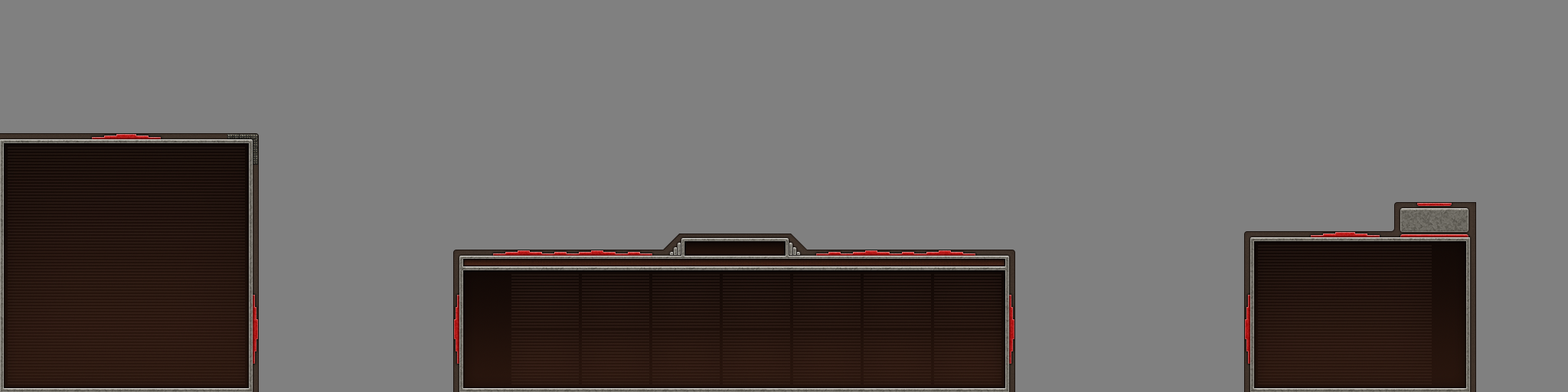
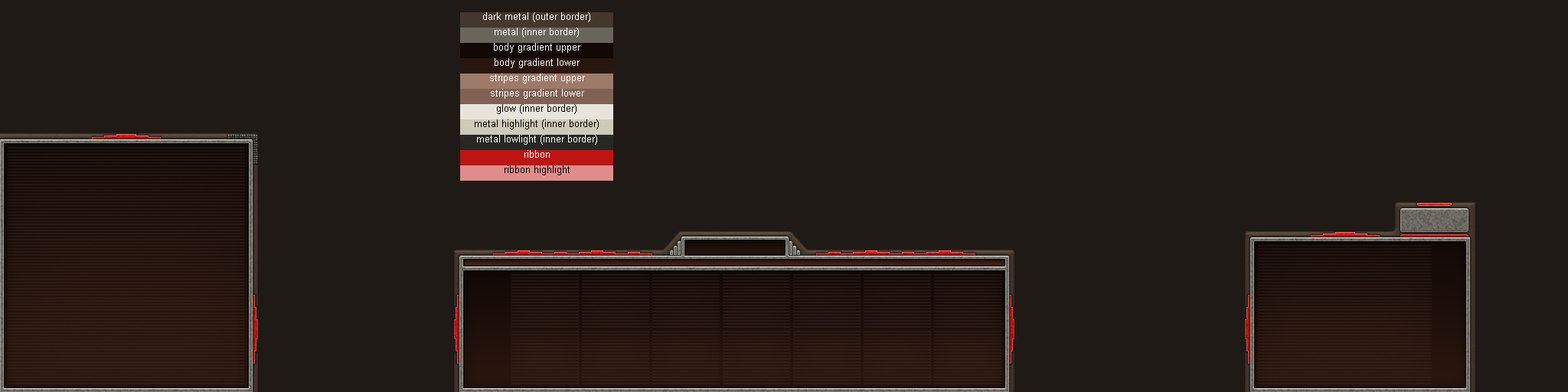
Before/after of a 1568x392 layered artwork. What changed in the layer stack:
showed group "legend" (22 layers) over [460, 12, 715, 227]
painted on "dark metal" over [475, 12, 614, 28]
painted on "metal" over [460, 27, 614, 51]
renamed "metal" to "body gradient upper", moved it above "body gradient upper", painted on it over [481, 37, 581, 53]
renamed "main gradient up" to "body gradient upper", painted on it over [460, 42, 614, 74]
renamed "main gradient down" to "body gradient lower", painted on it over [460, 58, 614, 93]
renamed "stripes gradient up" to "stripes gradient upper", painted on it over [460, 73, 614, 116]
renamed "stripes gradient down" to "stripes gradient lower", painted on it over [460, 88, 614, 135]
renamed "faint glow color" to "glow", painted on it over [460, 104, 614, 158]
renamed "stripes gradient" to "metal highlight (inner border)", moved it above "metal highlight", painted on it over [474, 111, 599, 130]
painted on "metal highlight" over [460, 119, 614, 181]
painted on "metal lowlight" over [460, 134, 614, 204]
moved "ribbon" (1st of 2, in "legend") above "ribbon", painted on it over [482, 150, 550, 225]
painted on "ribbon" (2nd of 2, in "legend") over [460, 150, 614, 227]
moved "ribbon highlight" (1st of 2, in "legend") above "ribbon highlight", painted on it over [504, 13, 715, 176]
painted on "ribbon highlight" (2nd of 2, in "legend") over [460, 12, 614, 181]
painted on "border inner" (2nd of 3, in "production" › "inner") over [669, 236, 801, 254]
painted on "power body" over [465, 260, 1004, 265]
painted on "border outer" (2nd of 3, in "production" › "outer") over [663, 231, 808, 250]
added layer "dark" above "mockup" over [0, 0, 1568, 392]
added group "shapes" with 1 layers in group "mockup" over [252, 139, 1470, 392]
moved "design" into group "shapes", painted on it over [252, 139, 1470, 392]
…and 8 more changes (5 added, 3 painted, 2 renamed, 1 stack)
